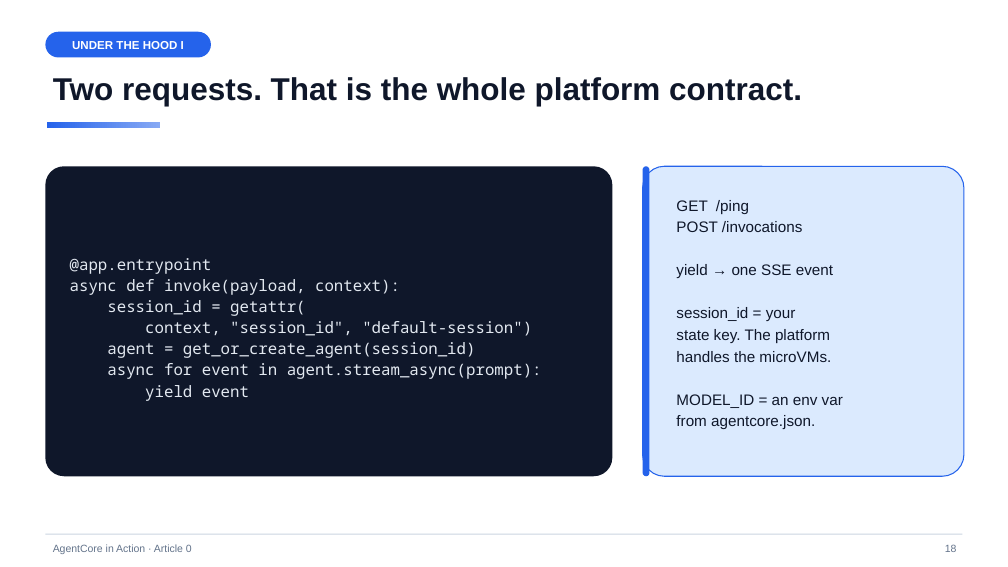
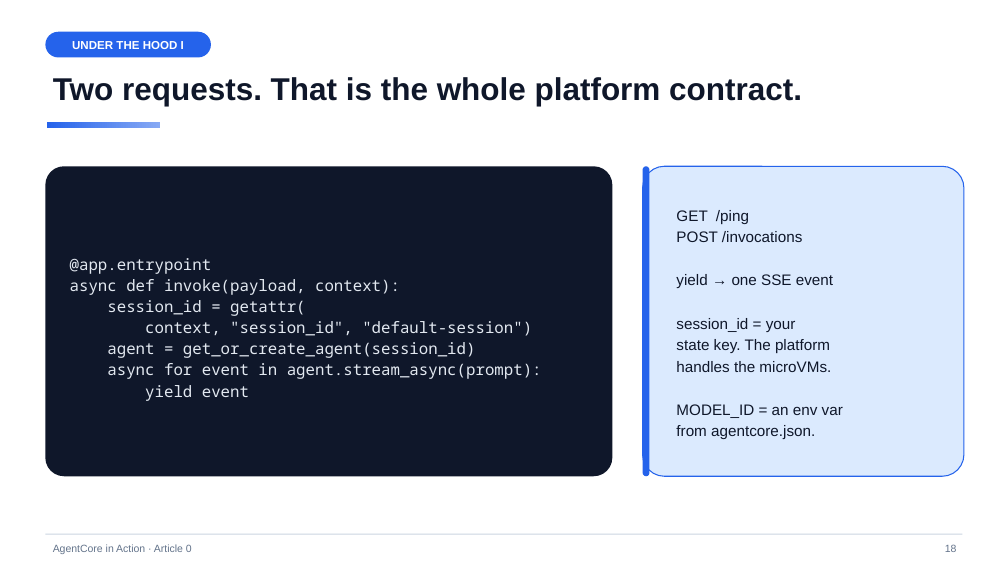
Before and after one commit to pinxiong/bedrock-agentcore-in-action, a slide deck: slide 18 of articles/decks/aws-agentcore-under-the-hood.pptx. Drawn at 1008x567 pixels with LibreOffice and Linux fonts; fonts in the diff are those of the drawing. Boxes give left, top, right and bottom in pixels: in the first picture for what was removed or moved away, otherwise in the second. Text is boxed around its words. In the diff, an @@ line names an element or a change of style, - is before the commit and + after.

```diff
--- a/articles/decks/aws-agentcore-under-the-hood.pptx
+++ b/articles/decks/aws-agentcore-under-the-hood.pptx
@@ text "GET /ping" moved from (x1=676, y1=200, x2=843, y2=429) to (x1=676, y1=210, x2=843, y2=439) @@
@@ text "GET /ping" at (x1=676, y1=210, x2=843, y2=439): vertical alignment top to middle @@
```
Also in this commit, not shown: 17 other slides changed, 1 other file.
